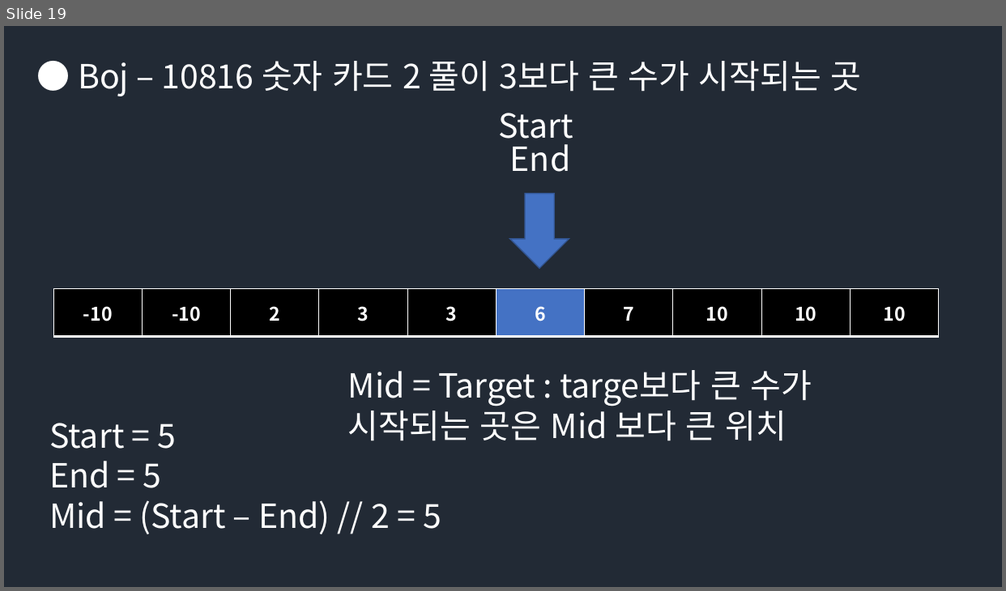
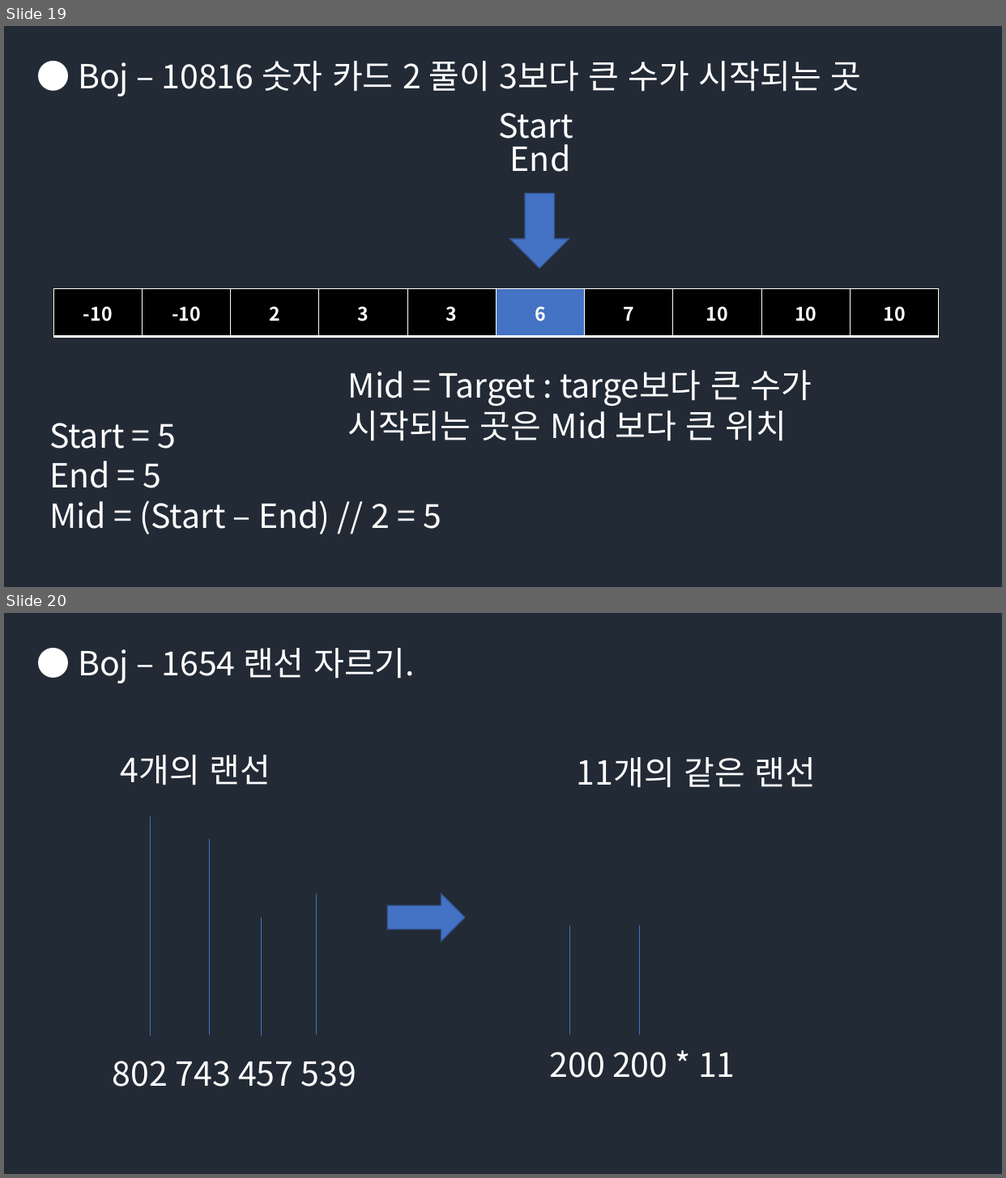
Before and after one commit to Groot-Space/Groot-space.github.io, a slide deck: assets/images/이분탐색/이분탐색.pptx. Shown one above the other, each under a label of ours: slide 19 before the commit, slides 19 and 20 after it. The pictures are 1006x591 and 1006x1178 pixels, drawn with LibreOffice and Linux fonts; fonts in the diff are those of the drawing. Boxes give left, top, right and bottom in pixels: in the first picture for what was removed or moved away, otherwise in the second. Text is boxed around its words. In the diff, an @@ line names an element or a change of style, - is before the commit and + after.

```diff
--- a/assets/images/이분탐색/이분탐색.pptx
+++ b/assets/images/이분탐색/이분탐색.pptx
@@ slide 20 added at box(4, 613, 1002, 1174), background #222A35 @@
@@ text added at box(78, 648, 415, 683), 32 pt, text #FFFFFF @@
+● Boj – 1654 랜선 자르기.
@@ text added at box(121, 755, 271, 786), 32 pt, text #FFFFFF @@
+4개의 랜선
@@ text added at box(577, 757, 816, 788), 32 pt, text #FFFFFF @@
+11개의 같은 랜선
@@ line added from (151, 816) to (151, 1036), #4472C4 0.5 pt @@
@@ line added from (210, 839) to (210, 1035), #4472C4 0.5 pt @@
@@ line added from (317, 894) to (317, 1035), #4472C4 0.5 pt @@
@@ right arrow added at box(387, 894, 465, 942), fill #4472C4, outline #325491 1 pt @@
@@ line added from (262, 918) to (262, 1036), #4472C4 0.5 pt @@
@@ line added from (569, 926) to (569, 1035), #4472C4 0.5 pt @@
@@ line added from (640, 926) to (640, 1035), #4472C4 0.5 pt @@
@@ text added at box(113, 1061, 356, 1087), 32 pt, text #FFFFFF @@
+802 743 457 539
@@ text added at box(549, 1052, 735, 1078), 32 pt, text #FFFFFF @@
+200 200 * 11
```
Also in this commit, not shown: 3 other slides added, 25 other files.
